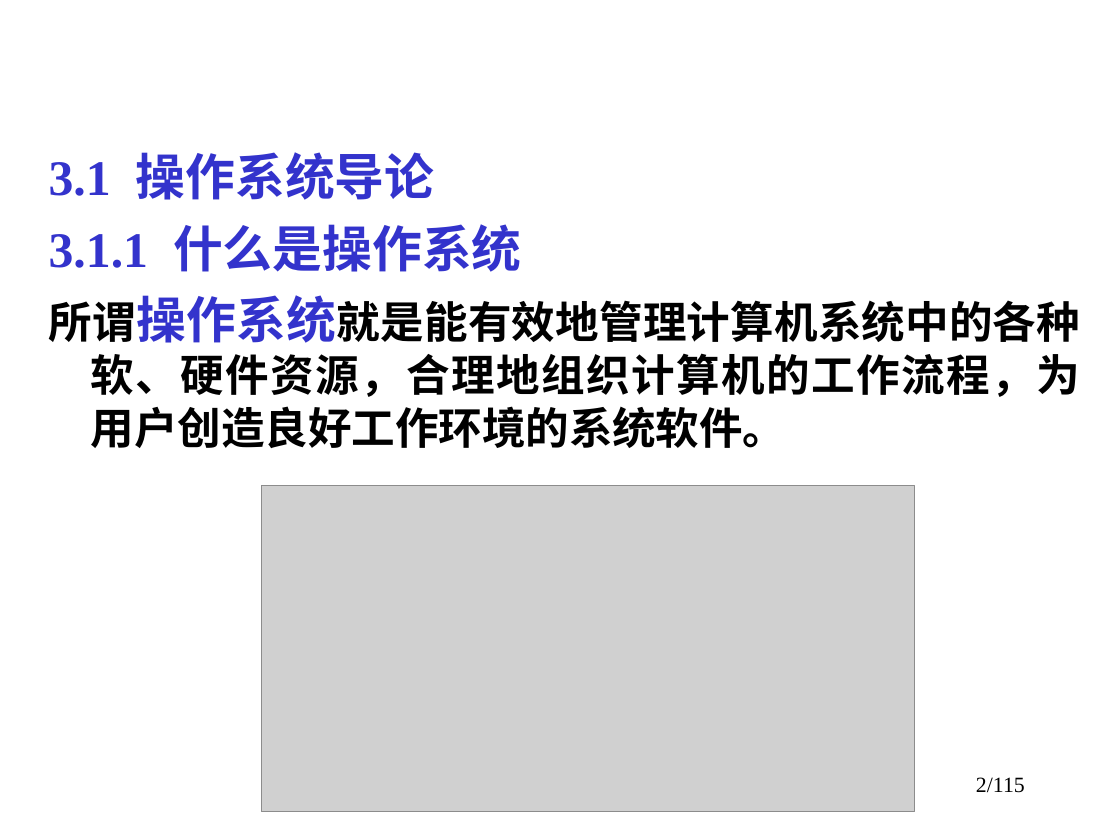
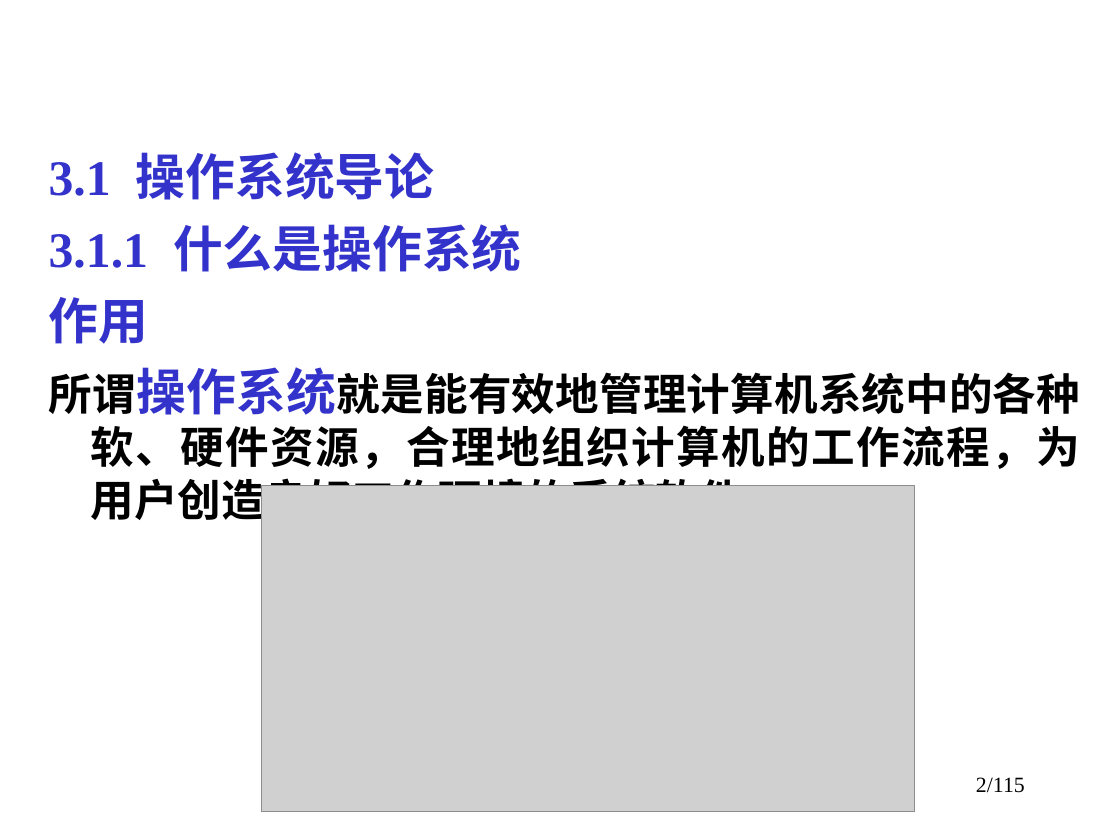
Before and after one commit to gexinxinge/code-project, a slide deck: slide 2 of chap3 OS.ppt. Drawn at 1120x840 pixels with LibreOffice and Linux fonts; fonts in the diff are those of the drawing; grey boxes stand for pictures. Boxes give left, top, right and bottom in pixels: in the first picture for what was removed or moved away, otherwise in the second. Text is boxed around its words. In the diff, an @@ line names an element or a change of style, - is before the commit and + after.

```diff
--- a/chap3 OS.ppt
+++ b/chap3 OS.ppt
@@ text at (x1=49, y1=297, x2=149, y2=344): paragraph added @@
+作用
```
Also in this commit, not shown: 1 other slide changed.
